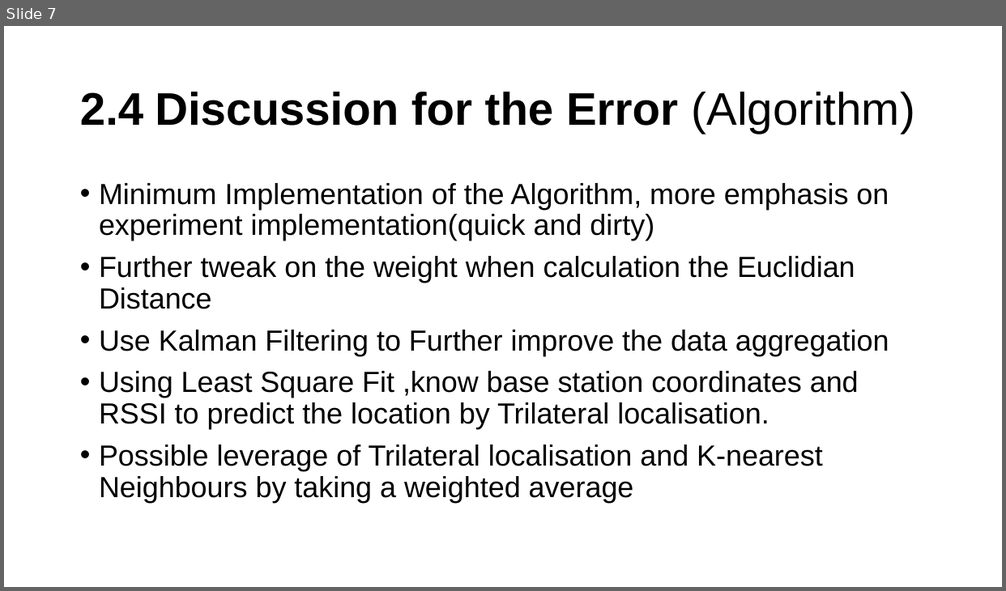
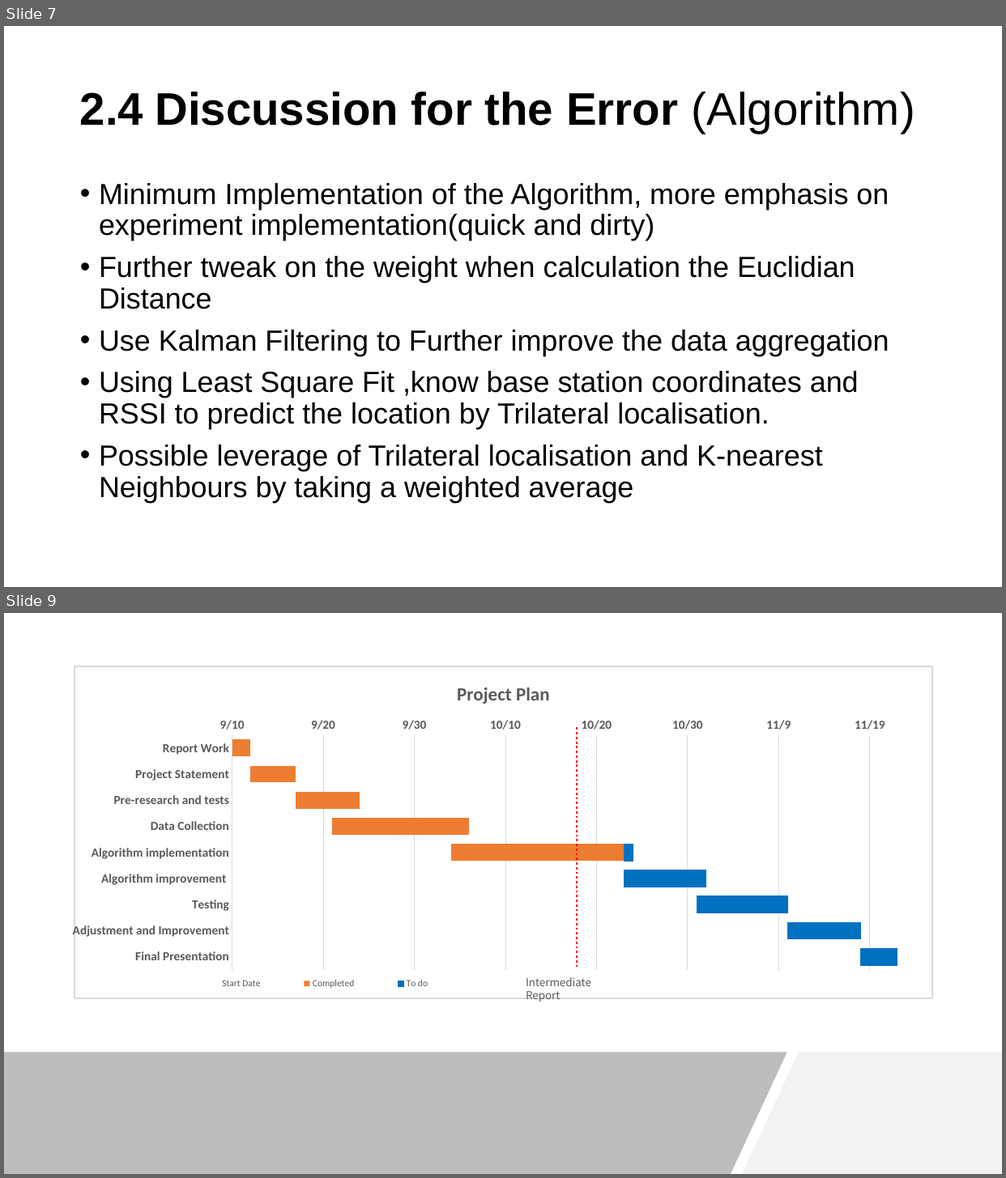
Before and after one commit to xzho2604/iot_project, a slide deck: report/iot_presentation2.pptx. Shown one above the other, each under a label of ours: slide 7 before the commit, slides 7 and 9 after it; the slides between them are not shown. The pictures are 1006x591 and 1006x1178 pixels, drawn with LibreOffice and Linux fonts; fonts in the diff are those of the drawing. Boxes give left, top, right and bottom in pixels: in the first picture for what was removed or moved away, otherwise in the second. Text is boxed around its words. In the diff, an @@ line names an element or a change of style, - is before the commit and + after.

```diff
--- a/report/iot_presentation2.pptx
+++ b/report/iot_presentation2.pptx
@@ slide 9 added at (4,613,1002,1174), background #FFFFFF @@
@@ bar stacked chart added at (73,666,934,999) @@
+title "Project Plan "
+categories: Report Work, Project Statement, Pre-research and tests, Data Collection, Algorithm implementation, Algorithm improvement , Testing, Adjustment and Improvement, Final Presentation
+Start Date: 43353, 43355, 43360, 43364, 43377, 43396, 43404, 43414, 43422
+Completed: 2, 5, 7, 15, 19, 0, 0, 0, 0
+To do: 0, 0, 0, 0, 1, 9, 10, 8, 4
@@ line added from (577, 727) to (577, 968), #FF0000 2.25 pt dashed @@
@@ text added at (526,977,591,1002), 10.5 pt, text #595959 @@
+Intermediate Report
@@ freeform shape added at (4,1053,787,1174), fill #595959 at 40% opacity @@
@@ freeform shape added at (742,1053,1002,1174), fill #F2F2F2 @@
```
Also in this commit, not shown: 5 other slides added.
